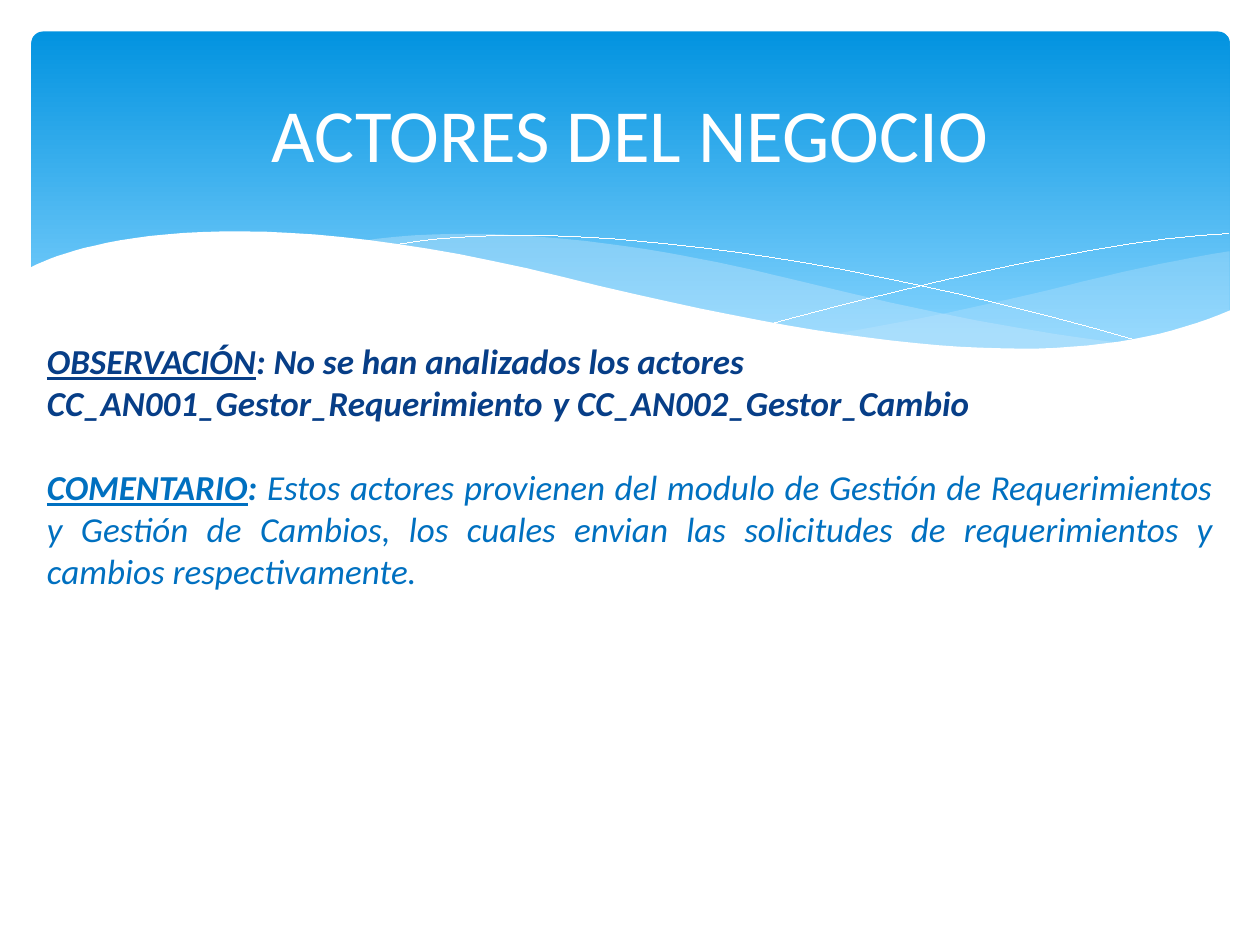
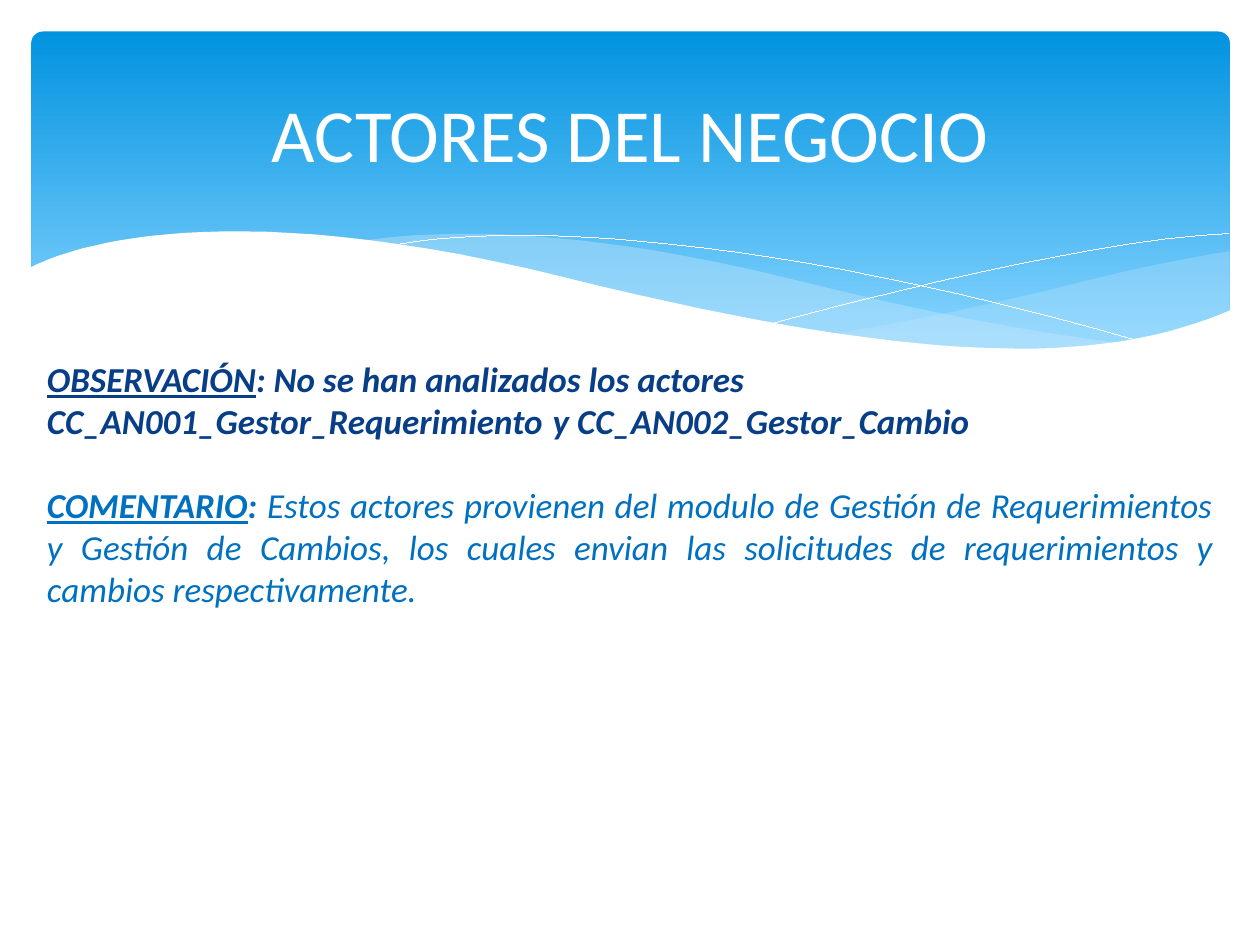
Before and after one commit to orlysemperfi/tp2-contratos-clientes, a slide deck: slide 4 of ITERACION 3/SUB ITERACION 1/PPT SUB-ITERACION I v2.0.pptx. Drawn at 1260x945 pixels with LibreOffice and Linux fonts; fonts in the diff are those of the drawing. Boxes give left, top, right and bottom in pixels: in the first picture for what was removed or moved away, otherwise in the second. Text is boxed around its words. In the diff, an @@ line names an element or a change of style, - is before the commit and + after.

```diff
--- a/ITERACION 3/SUB ITERACION 1/PPT SUB-ITERACION I v2.0.pptx
+++ b/ITERACION 3/SUB ITERACION 1/PPT SUB-ITERACION I v2.0.pptx
@@ text "OBSERVACIÓN: No se han analizados ...": place and size @@
-text "OBSERVACIÓN: No se han analizados ..." at (47,345,1213,590)
+text "OBSERVACIÓN: No se han analizados ..." at (47,363,1213,608)
```
Also in this commit, not shown: 7 other slides changed.
